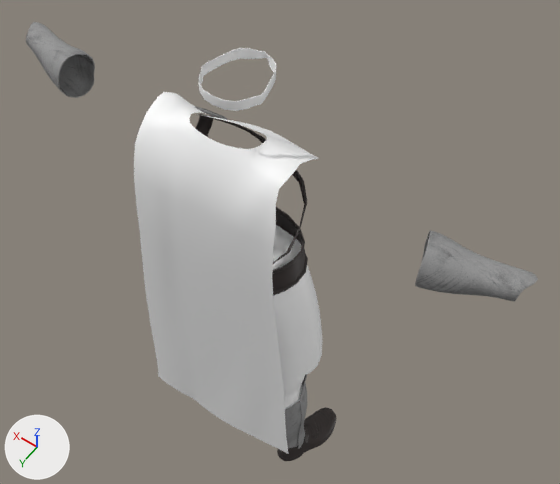
Renders of the FBX model Assets/Main Character/Male Character/male_cloth_05/male_cloth_05.fbx from each side of a commit.
Both versions are drawn from a 50 mm lens placed at (-0.878, 1.065, 2.849), pointed at (-0.016, -0.142, 0.951). The axes (+X, +Y, +Z) are drawn at lower left. The lights are the same throughout. The picture after the commit comes second. Where no turn or scale is listed for an object, it has been applied to the vertices.

Names of what the first picture shows: 'cloth_05_Geo'.
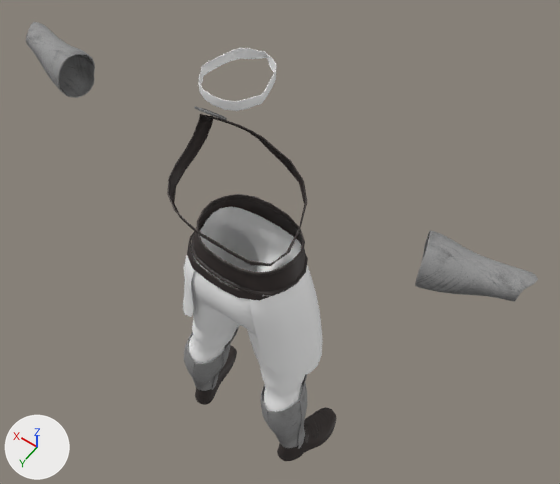
Boxes (x1, y1, x2, y2) around the edits, measured in the pictures (560 x 484 px):
part 1 of me_mesh, cut back: before (134, 92, 318, 454); after (200, 108, 238, 126)

Patch to the scene script:
```diff
--- a/Assets/Main Character/Male Character/male_cloth_05/male_cloth_05.fbx.py
+++ b/Assets/Main Character/Male Character/male_cloth_05/male_cloth_05.fbx.py
@@ me_mesh @@
 # used by ob_cloth_05_geo; location = (0.0, 0.0, 0.0)
-me_mesh.from_pydata(...)  # 9371 vertices, 8698 faces; spans x -0.77..0.77, y -0.17..0.22, z 0.0..1.7
+me_mesh.from_pydata(...)  # 8851 vertices, 8234 faces; spans x -0.77..0.77, y -0.17..0.15, z 0.0..1.7
+# me_mesh part 1: 8 vertices moved within x 0.1..0.17, y -0.06..-0.02, z 1.46..1.5; 520 vertices removed from x -0.29..0.27, y -0.12..0.22, z 0.28..1.59
 me_mesh.materials.append(mat_mat_clothes)
```
